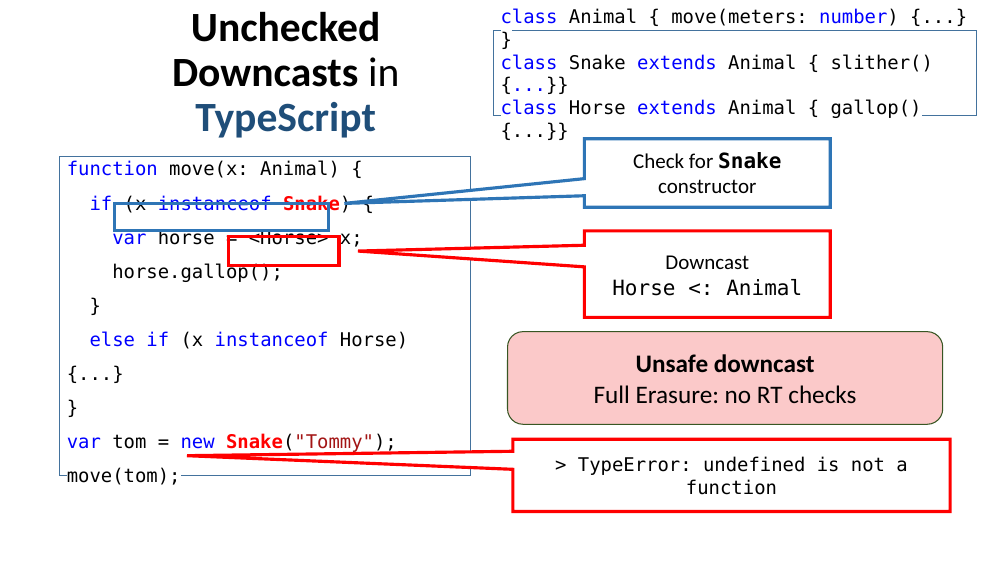
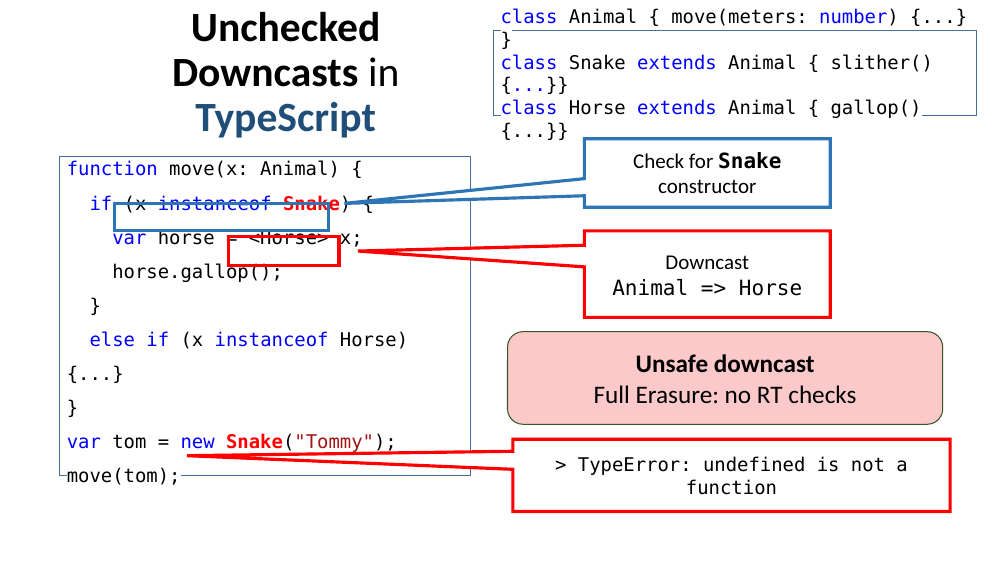
Before and after one commit to UCSD-PL/refscript, a slide deck: slide 5 of doc/talk/RefScript.pptx (slide 7 before the commit). Drawn at 1008x567 pixels with LibreOffice and Linux fonts; fonts in the diff are those of the drawing. Boxes give left, top, right and bottom in pixels: in the first picture for what was removed or moved away, otherwise in the second. Text is boxed around its words. In the diff, an @@ line names an element or a change of style, - is before the commit and + after.

```diff
--- a/doc/talk/RefScript.pptx
+++ b/doc/talk/RefScript.pptx
@@ text in speech box at [612,279,802,296]: text changed @@
-Horse <: Animal
+Animal => Horse
```
Also in this commit, not shown: 22 other slides changed, 5 slides added.
